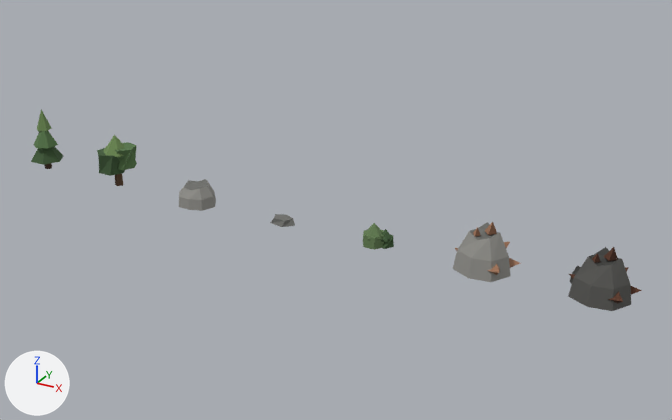
The Blender file blend/props.blend as it was, and as the next commit left it.
Camera for both pictures: a 50 mm camera at (8.79, -33.18, 4.39) aimed at (4.18, -24.8, 0.21). Every picture has the same lights, and +X, +Y and +Z are marked at lower left. The first picture is the older version.

The first picture shows 'bush', 'ore', 'ore_dim', 'pine', 'rock', 'tree' and 1 more.
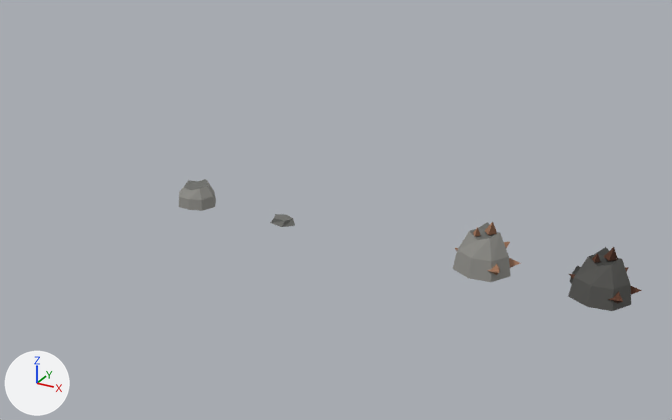
Changed parts and their boxes [x1, y1, x2, y2] in the pictures (672 x 420 px):
'tree', deleted
    before: [97, 135, 137, 186]
    faces in mat_p_leaf_d (dark green #415c39): [97, 148, 125, 176]
    faces in mat_p_leaf (dark green #58784b): [115, 142, 137, 170]
    faces in mat_p_leaf_l (green #6e8b54): [104, 135, 125, 157]
'pine', deleted
    before: [31, 110, 63, 169]
    faces in mat_p_leaf_d (dark green #415c39): [31, 146, 63, 165]
    faces in mat_p_leaf (dark green #58784b): [33, 131, 58, 148]
    faces in mat_p_leaf_l (green #6e8b54): [37, 110, 51, 131]
'bush', deleted
    before: [363, 223, 394, 250]
    faces in mat_p_bush (green #647e53): [363, 223, 384, 250]
    faces in mat_p_leaf_d (dark green #415c39): [381, 229, 394, 249]

Edits to the bpy script that builds the scene:
```text
Remove ob_pine:
    ob_pine = bpy.data.objects.new('pine', me_pine)
    ob_pine.location = (0.0, -25.0, 0.0)
Remove ob_tree:
    ob_tree = bpy.data.objects.new('tree', me_tree)
    ob_tree.location = (1.2, -25.0, 0.0)
Remove ob_bush:
    ob_bush = bpy.data.objects.new('bush', me_bush)
    ob_bush.location = (4.8, -25.0, 0.0)
```
